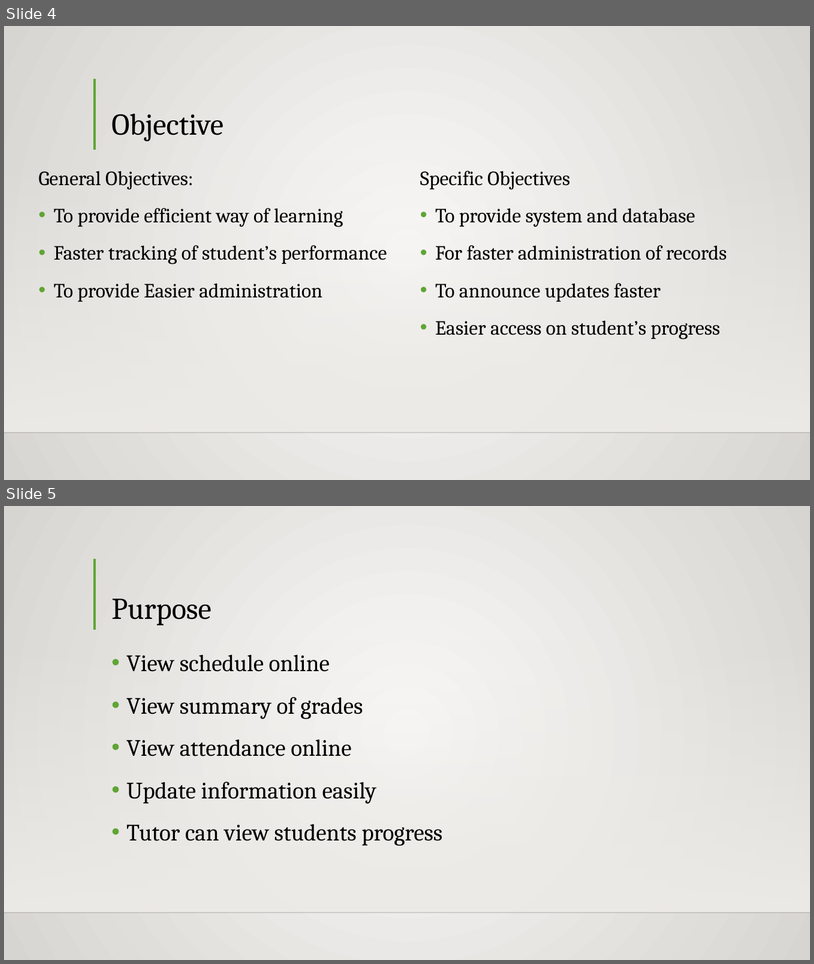
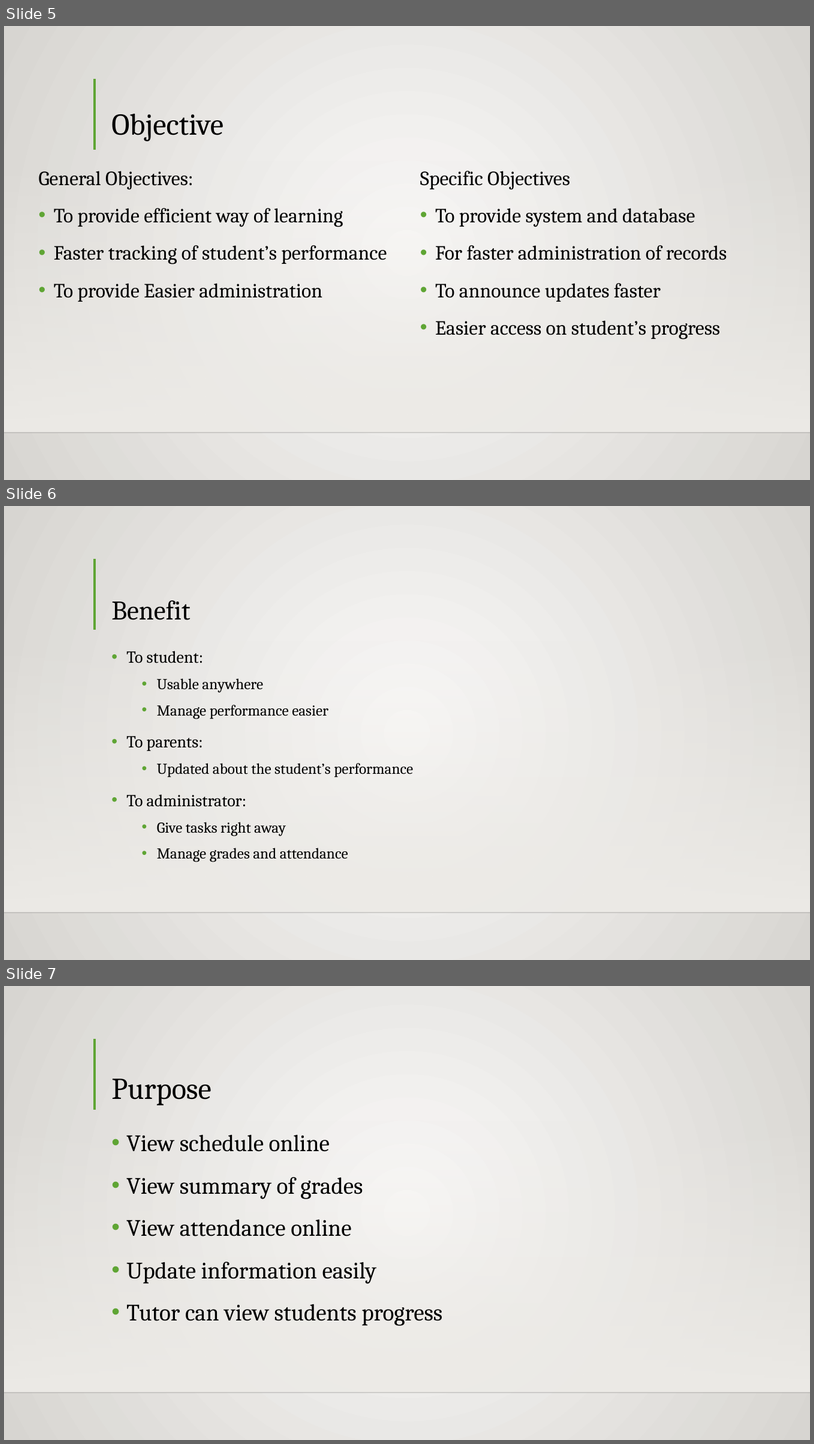
Before and after one commit to seans888/Project---LSC-2, a slide deck: Documentation/MCSPROJ/LSC-LMS PPT.pptx. Shown one above the other, each under a label of ours: slides 4 and 5 before the commit, slides 5, 6 and 7 after it. The pictures are 814x964 and 814x1444 pixels, drawn with LibreOffice and Linux fonts; fonts in the diff are those of the drawing; background and template pictures are left out. Boxes give left, top, right and bottom in pixels: in the first picture for what was removed or moved away, otherwise in the second. Text is boxed around its words. In the diff, an @@ line names an element or a change of style, - is before the commit and + after.

```diff
--- a/Documentation/MCSPROJ/LSC-LMS PPT.pptx
+++ b/Documentation/MCSPROJ/LSC-LMS PPT.pptx
@@ slide 6 added at (x1=4, y1=506, x2=810, y2=960), background gradient #FAFAF9 to #D7D5D2; not listed: 3 template elements that a slide beside it also shows @@
@@ title added at (x1=111, y1=600, x2=190, y2=620), 32 pt, text #000000 @@
+Benefit
@@ text added at (x1=126, y1=651, x2=413, y2=862), 18 pt, text #000000 @@
+• To student:
+  • Usable anywhere
+  • Manage performance easier
+• To parents:
+  • Updated about the student’s performance
+• To administrator:
+  • Give tasks right away
+  • Manage grades and attendance
@@ what was slide 4 is now slide 5 @@
@@ what was slide 5 is now slide 7 @@
```
Also in this commit, not shown: 1 slide changed.
